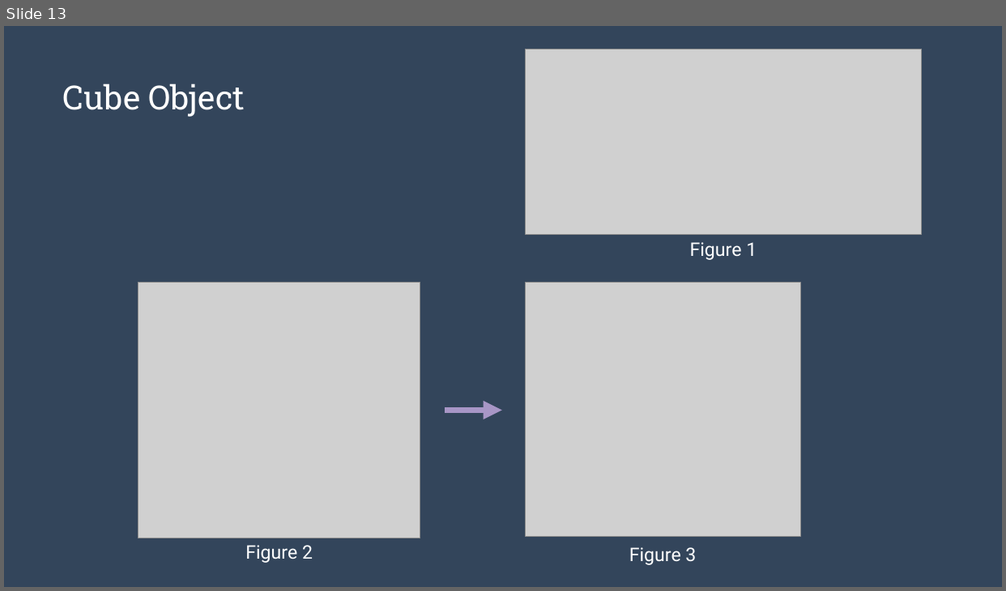
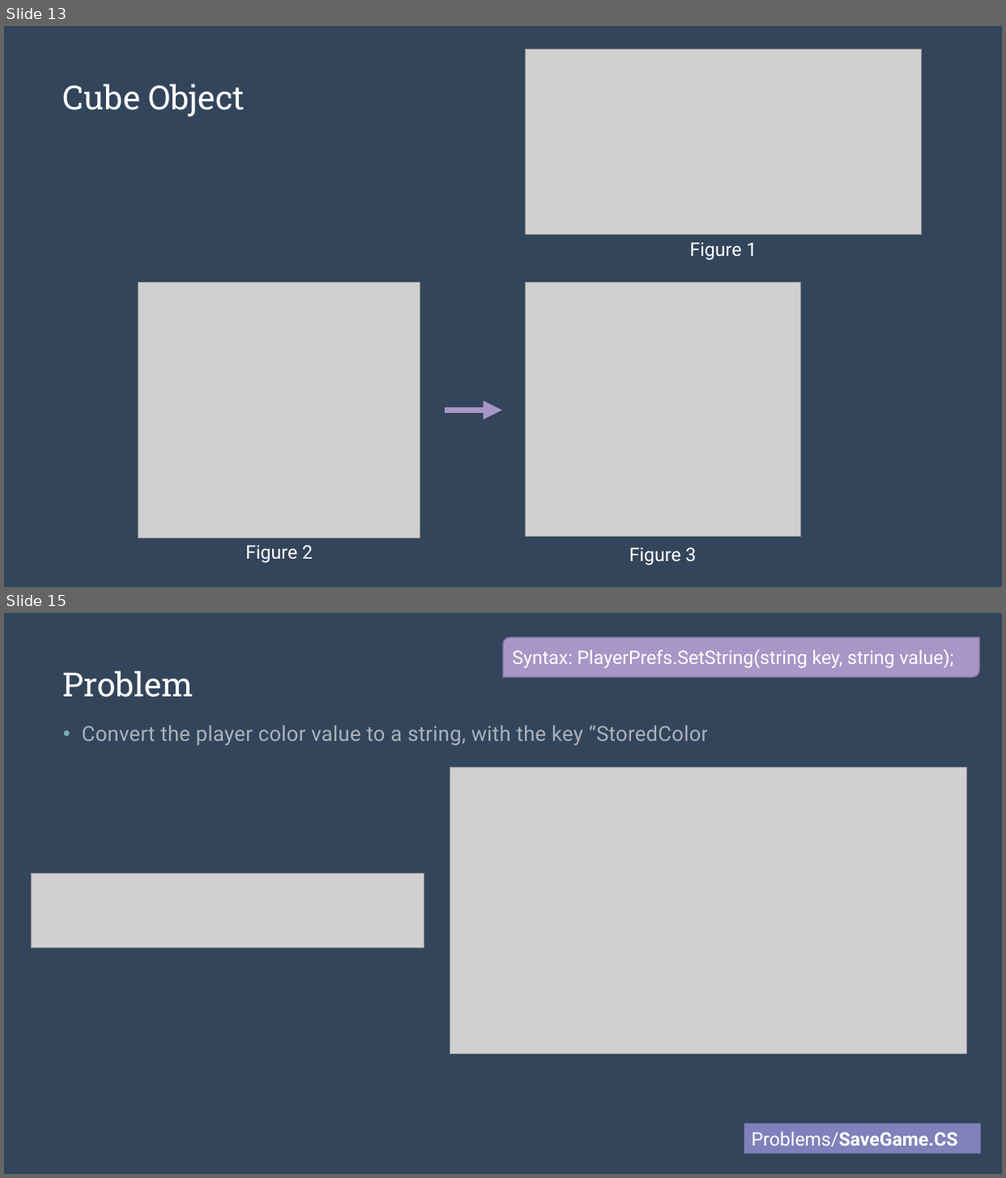
Before and after one commit to alexasummers/Serialization, a slide deck: Serialization/Lecture.pptx. Shown one above the other, each under a label of ours: slide 13 before the commit, slides 13 and 15 after it; the slides between them are not shown. The pictures are 1006x591 and 1006x1178 pixels, drawn with LibreOffice and Linux fonts; fonts in the diff are those of the drawing; grey boxes stand for pictures. Boxes give left, top, right and bottom in pixels: in the first picture for what was removed or moved away, otherwise in the second. Text is boxed around its words. In the diff, an @@ line names an element or a change of style, - is before the commit and + after.

Commit message:
Update GameSave
Update GameSave to represent RGB instead of RGBA

```diff
--- a/Serialization/Lecture.pptx
+++ b/Serialization/Lecture.pptx
@@ slide 15 added at (4,613,1002,1174), background #243141; not listed: 1 template element that a slide beside it also shows @@
@@ round diag rect added at (503,637,980,677), fill #A896C6, outline #7C6F92 1 pt, 18 pt, text #FFFFFF @@
+Syntax: PlayerPrefs.SetString(string key, string value);
@@ title added at (63,671,194,697), 32 pt, text #FFFFFF @@
+Problem
@@ text added at (82,726,722,746), 20 pt, text #FFFFFF at 58% opacity @@
+• Convert the player color value to a string, with the key “StoredColor”.
@@ picture added at (450,767,967,1054) @@
@@ picture added at (31,874,424,948) @@
@@ rectangle added at (744,1123,981,1153), fill #7F81BA, 18 pt, text #FFFFFF, bold @@
+Problems/SaveGame.CS
```
Also in this commit, not shown: 1 slide changed, 1 other slide added, 14 other files.
